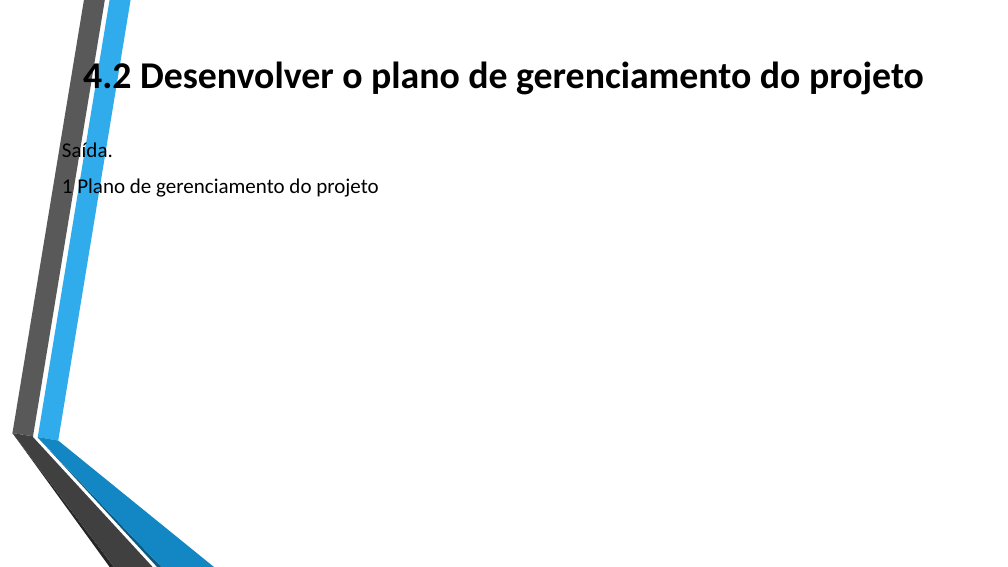
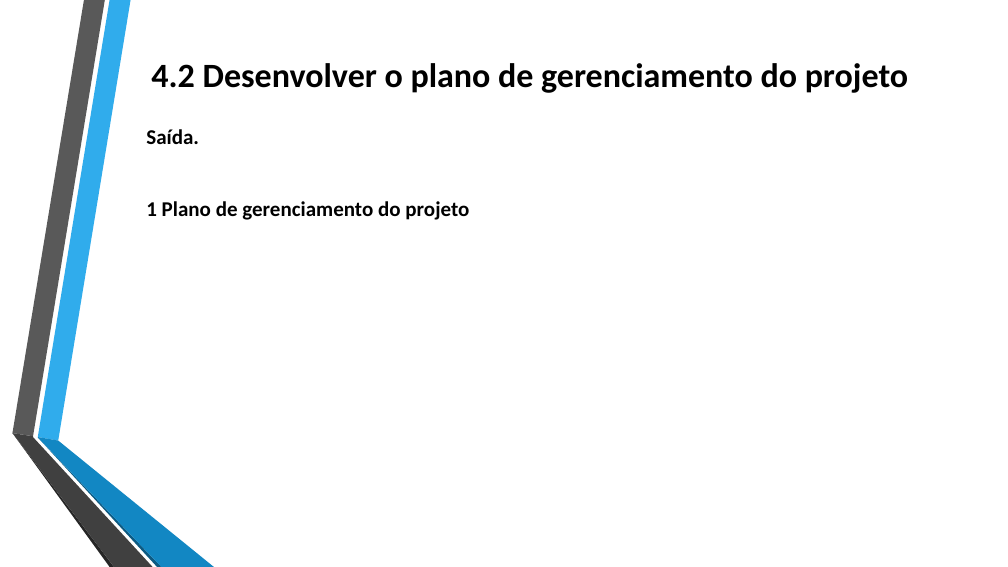
Before and after one commit to jharbes/ADMINISTRACAO-DE-REDES, a slide deck: slide 24 of RELATORIO PROVA P2/relatorio-pmbok-capitulo4-jharbes.pptx. Drawn at 1008x567 pixels with LibreOffice and Linux fonts; fonts in the diff are those of the drawing. Boxes give left, top, right and bottom in pixels: in the first picture for what was removed or moved away, otherwise in the second. Text is boxed around its words. In the diff, an @@ line names an element or a change of style, - is before the commit and + after.

```diff
--- a/RELATORIO PROVA P2/relatorio-pmbok-capitulo4-jharbes.pptx
+++ b/RELATORIO PROVA P2/relatorio-pmbok-capitulo4-jharbes.pptx
@@ title "4.2 Desenvolver o plano de ...": place and size @@
-title "4.2 Desenvolver o plano de ..." at (83,57,924,98)
+title "4.2 Desenvolver o plano de ..." at (151,63,908,93)
@@ title "4.2 Desenvolver o plano de ..." at (151,63,908,93): size 36 to 32.4 pt @@
@@ text "Saída.": place and size @@
-text "Saída." at (62,140,378,200)
+text "Saída." at (146,129,469,220)
@@ text "Saída." at (146,129,469,220): bold on @@
```
Also in this commit, not shown: 8 other slides changed.
